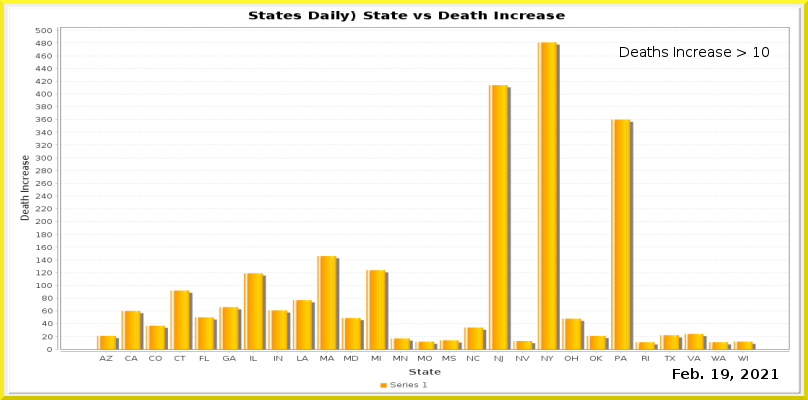
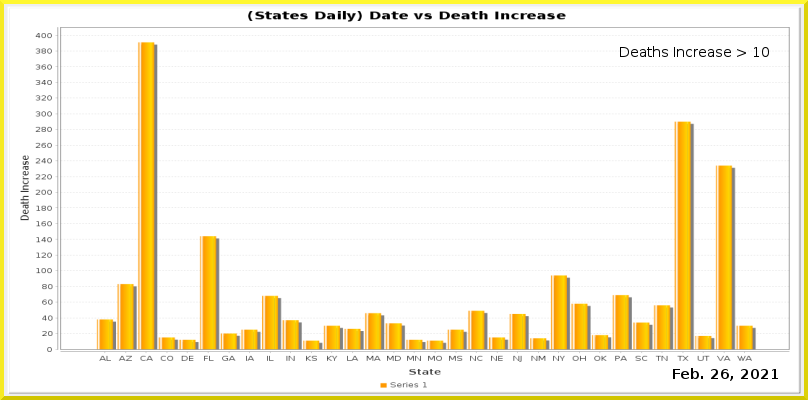
Comparing the layer stacks of the two 808 x 400 images. Changes:
painted on "Current Date" over [711, 369, 729, 379]
painted on "Date_vs_TestIncrease.png" over [35, 11, 789, 362]
